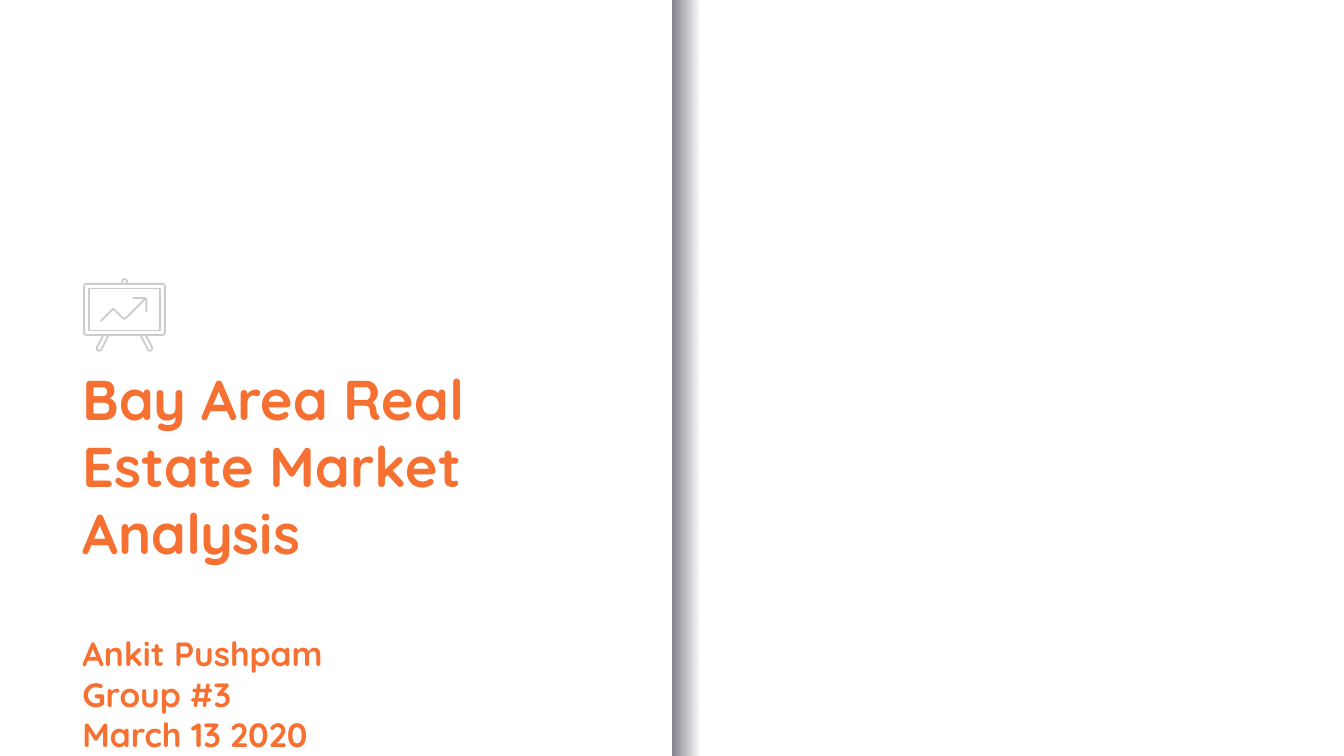
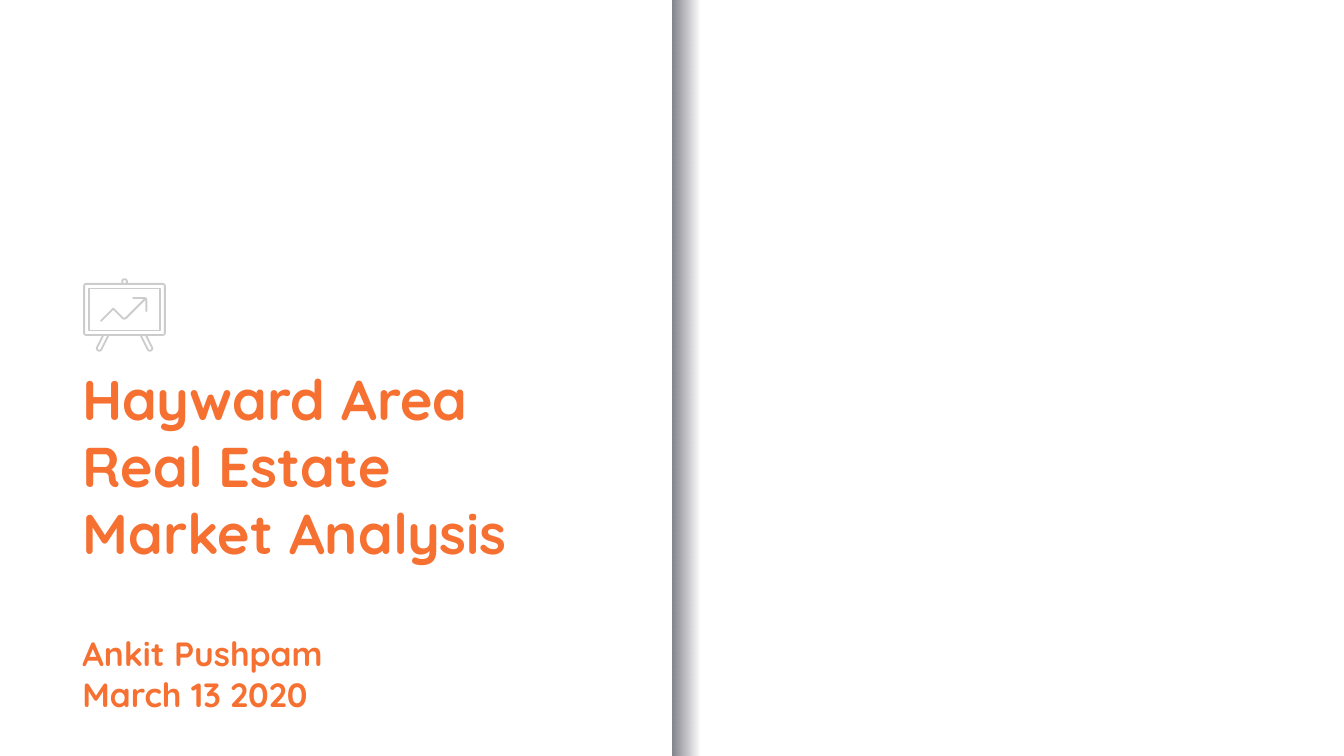
Before and after one commit to ankitpushpam/Web-Scraping, a slide deck: slide 1 of Ankit Pushpam_Bay Area Analysis.pptx. Drawn at 1344x756 pixels with LibreOffice and Linux fonts; fonts in the diff are those of the drawing; background and template pictures are left out. Boxes give left, top, right and bottom in pixels: in the first picture for what was removed or moved away, otherwise in the second. Text is boxed around its words. In the diff, an @@ line names an element or a change of style, - is before the commit and + after.

Commit message:
first commit

```diff
--- a/Ankit Pushpam_Bay Area Analysis.pptx
+++ b/Ankit Pushpam_Bay Area Analysis.pptx
@@ title at [82, 378, 507, 673]: text changed @@
-Bay Area Real Estate Market Analysis
-Ankit Pushpam
-Group #3
+Hayward Area Real Estate Market Analysis
+Ankit Pushpam
```
